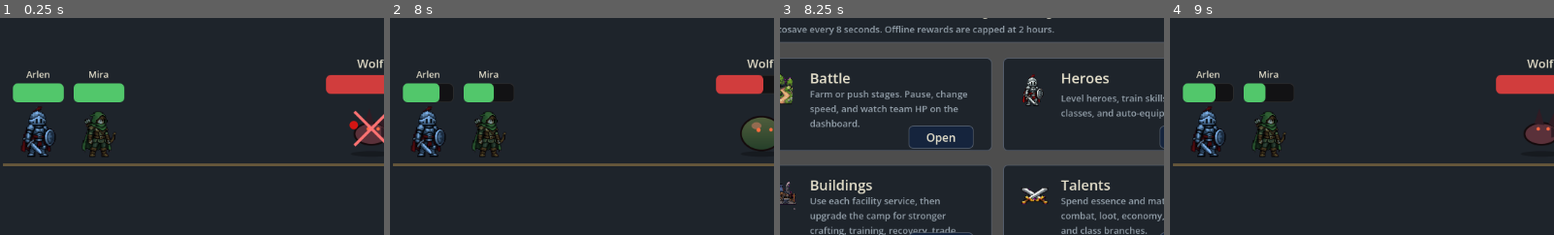
Above: before the commit, frames 1-4 (left to right).
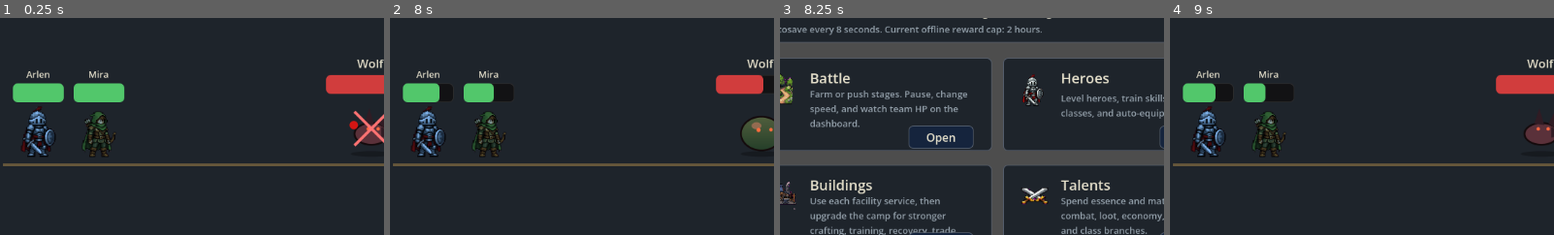
Above: after the commit, the same moments.

Repository: biiuug/Coin-Dash
Game: Godot game, scene res://Main.tscn
The game is run twice, just before and just after one commit, with the same random seed, the same clock (stepped at 60 frames per second) and the same inputs.
Inputs:
- Up to frame 1 (0.25 s): no input
- Up to frame 2 (8 s): click "New" at 0.5 s; click "Start New Game" at 1.25 s; click "New" at 2 s; click "Start New Game" at 2.75 s; click "Farm Best" at 3.5 s; click "Push Stage" at 4.25 s; click "Camp Heal" at 5 s; click "Speed x2" at 5.75 s; click "Speed x3" at 6.5 s; click "Speed x1" at 7.25 s
- Up to frame 3 (8.25 s): click "Guide" at 8 s
- Up to frame 4 (9 s): click "Go Battle" at 8.75 s
The pictures show only the part of the screen within x 4-54%, y 22-72%; the shares and areas given below are measured in that part.

Frames 1-2 are identical in both runs. In frame 3, 0.7% of the frame differs, in the area x 28-72%, y 3-9%; in frame 4, nothing differs.

Commit message:
Harden local save recovery

Diff:
--- a/Main.gd
+++ b/Main.gd
@@ -289,7 +289,7 @@
 	subtitle.position = Vector2(20, 52)
 	subtitle.size = Vector2(760, 26)
 	overview.add_child(subtitle)
-	var save_line := _make_label("Autosave every %d seconds. Offline rewards are capped at %d hours." % [int(AUTOSAVE_INTERVAL), int(OFFLINE_REWARD_CAP_SECONDS / 3600)], 13, TEXT_MUTED, HORIZONTAL_ALIGNMENT_LEFT)
+	var save_line := _make_label("Autosave every %d seconds. Current offline reward cap: %d hours." % [int(AUTOSAVE_INTERVAL), int(_offline_reward_cap_seconds() / 3600)], 13, TEXT_MUTED, HORIZONTAL_ALIGNMENT_LEFT)
 	save_line.position = Vector2(20, 78)
 	save_line.size = Vector2(760, 22)
 	overview.add_child(save_line)
@@ -1609,16 +1609,43 @@
 	_check_achievements()
 	var save_data: Dictionary = save_rules.build_snapshot(_current_save_state(), Time.get_unix_time_from_system())
 	var save_path := _save_file_path()
-	DirAccess.make_dir_recursive_absolute(save_path.get_base_dir())
-	var file := FileAccess.open(save_path, FileAccess.WRITE)
-	if file == null:
-		return
-	file.store_string(JSON.stringify(save_data))
+	if not _write_save_snapshot(save_path, save_data):
+		if save_status_label != null:
+			save_status_label.text = "Save Error"
+		return
 	autosave_timer = 0.0
 	if show_notice:
 		save_notice_timer = 2.0
 		if save_status_label != null:
 			save_status_label.text = "Saved"
+
+
+func _write_save_snapshot(save_path: String, save_data: Dictionary) -> bool:
+	if DirAccess.make_dir_recursive_absolute(save_path.get_base_dir()) != OK:
+		return false
+	var temp_path := save_path + ".tmp"
+	var backup_path := save_path + ".bak"
+	var file := FileAccess.open(temp_path, FileAccess.WRITE)
+	if file == null:
+		return false
+	file.store_string(JSON.stringify(save_data))
+	file.flush()
+	file = null
+	if FileAccess.file_exists(save_path):
+		if _read_save_snapshot(save_path).is_empty():
+			DirAccess.remove_absolute(save_path)
+		else:
+			if FileAccess.file_exists(backup_path):
+				DirAccess.remove_absolute(backup_path)
+			if DirAccess.rename_absolute(save_path, backup_path) != OK:
+				DirAccess.remove_absolute(temp_path)
+				return false
+	if DirAccess.rename_absolute(temp_path, save_path) != OK:
+		if FileAccess.file_exists(backup_path):
+			DirAccess.rename_absolute(backup_path, save_path)
+		DirAccess.remove_absolute(temp_path)
+		return false
+	return true
 
 
 func _current_save_state() -> Dictionary:
@@ -1654,15 +1681,13 @@
 
 func _load_game() -> bool:
 	var save_path := _save_file_path()
-	if not FileAccess.file_exists(save_path):
+	var data := _read_save_snapshot(save_path)
+	var recovered_backup := false
+	if data.is_empty():
+		data = _read_save_snapshot(save_path + ".bak")
+		recovered_backup = not data.is_empty()
+	if data.is_empty():
 		return false
-	var file := FileAccess.open(save_path, FileAccess.READ)
-	if file == null:
-		return false
-	var parsed = JSON.parse_string(file.get_as_text())
-	if typeof(parsed) != TYPE_DICTIONARY:
-		return false
-	var data: Dictionary = parsed
 	materials = _merge_default_dictionary(rules.starting_materials(), data.get("materials", {}))
 	heroes = _load_array(data.get("heroes", []))
 	inventory = _load_array(data.get("inventory", []))
@@ -1670,7 +1695,7 @@
 	unlocked_talents = _load_string_array(data.get("unlocked_talents", []))
 	unlocked_achievements = _load_string_array(data.get("unlocked_achievements", []))
 	owned_relics = _load_string_array(data.get("owned_relics", []))
-	battle_log = ["Loaded save. Battle restarted at wave 1."]
+	battle_log = ["Recovered backup save." if recovered_backup else "Loaded save.", "Battle restarted at wave 1."]
 	selected_tab = String(data.get("selected_tab", "Battle"))
 	if not TAB_NAMES.has(selected_tab):
 		selected_tab = "Battle"
@@ -1699,6 +1724,15 @@
 	return true
 
 
+func _read_save_snapshot(save_path: String) -> Dictionary:
+	if not FileAccess.file_exists(save_path):
+		return {}
+	var file := FileAccess.open(save_path, FileAccess.READ)
+	if file == null:
+		return {}
+	return save_rules.parse_snapshot_text(file.get_as_text())
+
+
 func _achievement_progress() -> Dictionary:
 	var building_levels := 0
 	for level in buildings.values():
@@ -1811,7 +1845,7 @@
 	var elapsed: int = int(Time.get_unix_time_from_system() - saved_at)
 	if elapsed < 30:
 		return
-	var rewarded_seconds: int = min(elapsed, OFFLINE_REWARD_CAP_SECONDS)
+	var rewarded_seconds: int = min(elapsed, _offline_reward_cap_seconds())
 	var reward_cycles: int = max(1, int(rewarded_seconds / 45))
 	var stage_for_rewards: int = max(1, min(stage_index, best_stage + 1))
 	var combined: Dictionary = {}
@@ -1827,6 +1861,10 @@
 		combined[key] = int(float(combined[key]) * min(2.0, 0.75 + speed_multiplier * 0.25))
 	_add_materials(combined)
 	_add_log("Away %s: %s" % [_format_duration(rewarded_seconds), _format_cost(combined, true)])
+
+
+func _offline_reward_cap_seconds() -> int:
+	return OFFLINE_REWARD_CAP_SECONDS + maxi(0, int(buildings.get("observatory", 1)) - 1) * 3600
 
 
 func _format_duration(seconds: int) -> String:
--- a/SaveGameRules.gd
+++ b/SaveGameRules.gd
@@ -37,6 +37,23 @@
 	return snapshot
 
 
+func parse_snapshot_text(text: String) -> Dictionary:
+	var parser := JSON.new()
+	if parser.parse(text) != OK:
+		return {}
+	var parsed = parser.data
+	if typeof(parsed) != TYPE_DICTIONARY:
+		return {}
+	var snapshot: Dictionary = parsed
+	if typeof(snapshot.get("materials", null)) != TYPE_DICTIONARY:
+		return {}
+	if typeof(snapshot.get("heroes", null)) != TYPE_ARRAY:
+		return {}
+	if typeof(snapshot.get("buildings", null)) != TYPE_DICTIONARY:
+		return {}
+	return snapshot
+
+
 func _durable_heroes(value: Variant) -> Array:
 	var result: Array = []
 	if typeof(value) != TYPE_ARRAY:
--- a/tests/test_save_game_rules.gd
+++ b/tests/test_save_game_rules.gd
@@ -10,6 +10,7 @@
 	_test_snapshot_keeps_durable_progress(rules)
 	_test_snapshot_omits_current_battle_progress(rules)
 	_test_snapshot_does_not_alias_live_state(rules)
+	_test_snapshot_parser_rejects_corruption(rules)
 	if failures == 0:
 		print("SAVE_GAME_RULES_TEST_PASS")
 	else:
@@ -96,6 +97,14 @@
 	_assert_equal(state["heroes"][0]["level"], 9, "snapshot heroes are copied")
 
 
+func _test_snapshot_parser_rejects_corruption(rules) -> void:
+	_assert_equal(rules.parse_snapshot_text("not json"), {}, "invalid JSON is rejected")
+	_assert_equal(rules.parse_snapshot_text('{"materials":{}}'), {}, "incomplete save shape is rejected")
+	var encoded := JSON.stringify(rules.build_snapshot(_sample_state(), 12345.0))
+	var parsed: Dictionary = rules.parse_snapshot_text(encoded)
+	_assert_equal(parsed.get("version"), 4, "valid save JSON is accepted")
+
+
 func _assert_equal(actual: Variant, expected: Variant, message: String) -> void:
 	if actual != expected:
 		push_error("%s: expected %s, got %s" % [message, expected, actual])
--- a/tests/test_save_lifecycle.gd
+++ b/tests/test_save_lifecycle.gd
@@ -22,6 +22,8 @@
 	await get_tree().process_frame
 	_test_exit_save()
 	DirAccess.remove_absolute(_save_file_path())
+	DirAccess.remove_absolute(_save_file_path() + ".bak")
+	DirAccess.remove_absolute(_save_file_path() + ".tmp")
 	if failures == 0:
 		print("SAVE_LIFECYCLE_TEST_PASS")
 	else:
@@ -63,11 +65,18 @@
 		"item_roll_counter": 19,
 		"saved_at": Time.get_unix_time_from_system(),
 	}
+	var encoded := JSON.stringify(fixture)
+	var backup_file := FileAccess.open(save_path + ".bak", FileAccess.WRITE)
+	if backup_file == null:
+		_assert_equal(FileAccess.get_open_error(), OK, "fixture save file opens")
+		return
+	backup_file.store_string(encoded)
+	backup_file = null
 	var file := FileAccess.open(save_path, FileAccess.WRITE)
 	if file == null:
-		_assert_equal(FileAccess.get_open_error(), OK, "fixture save file opens")
+		_assert_equal(FileAccess.get_open_error(), OK, "corrupt primary fixture opens")
 		return
-	file.store_string(JSON.stringify(fixture))
+	file.store_string("{damaged primary")
 
 
 func _test_automatic_load(game) -> void:
@@ -83,6 +92,7 @@
 	_assert_equal(game.owned_relics, ["wayfarer_compass"], "collected relics auto-load")
 	_assert_equal(game.current_wave, 1, "wave progress resets on load")
 	_assert_equal(game.heroes[0]["hp"], game.heroes[0]["max_hp"], "hero starts at full health")
+	_assert_equal(game.battle_log.has("Recovered backup save."), true, "corrupt primary recovers from backup")
 
 
 func _test_exit_save() -> void:
Not shown, changed: README.md
